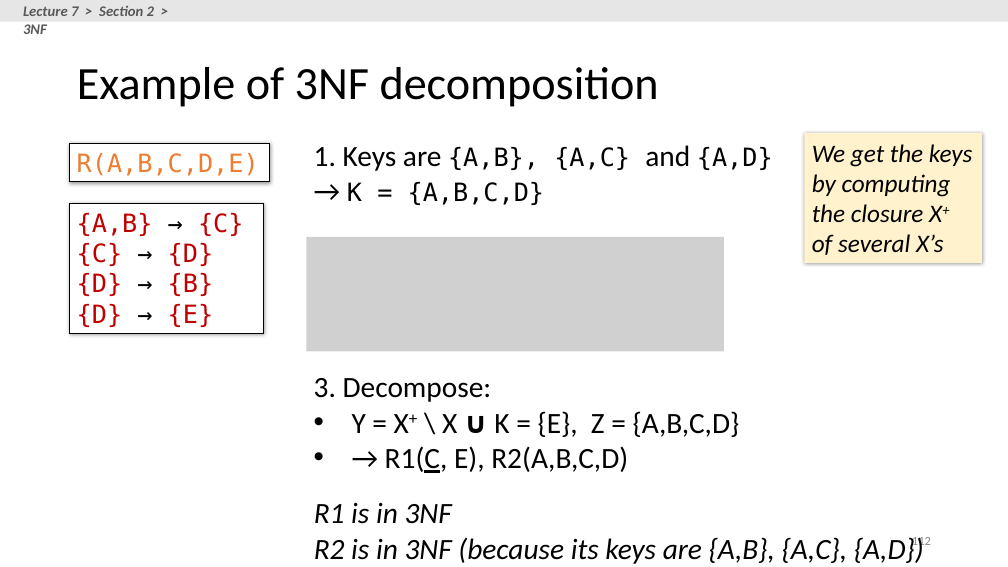
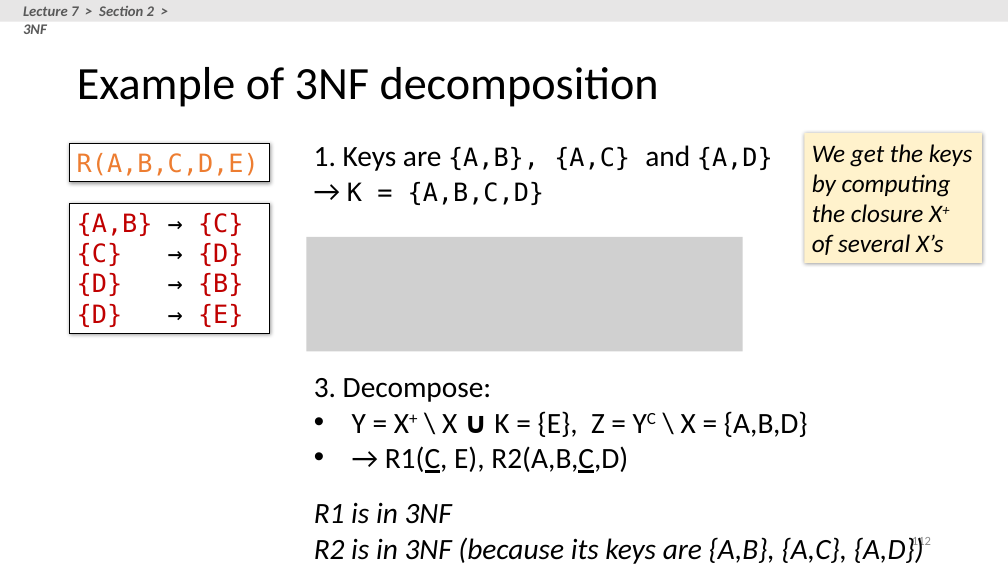
Before and after one commit to XIEQ/cs145-notebooks, a slide deck: slide 112 of lecture-5-7/Lecture_5_7_DB_Design.pptx. Drawn at 1008x567 pixels with LibreOffice and Linux fonts; fonts in the diff are those of the drawing; grey boxes stand for pictures. Boxes give left, top, right and bottom in pixels: in the first picture for what was removed or moved away, otherwise in the second. Text is boxed around its words. In the diff, an @@ line names an element or a change of style, - is before the commit and + after.

```diff
--- a/lecture-5-7/Lecture_5_7_DB_Design.pptx
+++ b/lecture-5-7/Lecture_5_7_DB_Design.pptx
@@ rectangle "{A,B} → {C}": place and size @@
-rectangle "{A,B} → {C}" at box(70, 203, 264, 333)
+rectangle "{A,B} → {C}" at box(70, 203, 269, 333)
@@ picture: place and size @@
-picture at box(306, 237, 724, 351)
+picture at box(306, 237, 743, 351)
@@ text at box(352, 411, 808, 437): text changed @@
-• Y = X+ \ X ∪ K = {E}, Z = {A,B,C,D}
+• Y = X+ \ X ∪ K = {E}, Z = YC \ X = {A,B,D}
@@ text at box(385, 446, 628, 473): underline on in "R2(A,B,C,D)" @@
```
Also in this commit, not shown: 1 other file.
